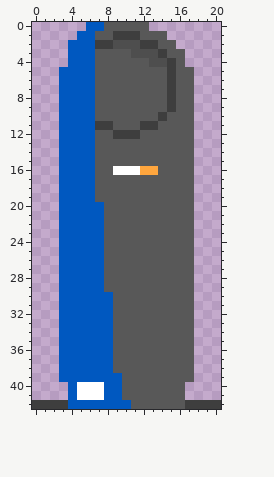
One commit to this pixel-art sprite: nsr/img/sysico/sgi/540vw.png. Above, as it was before the edit.
The file is 21x43 pixels. Colours within 5 levels of each other are drawn and written as one.
After:
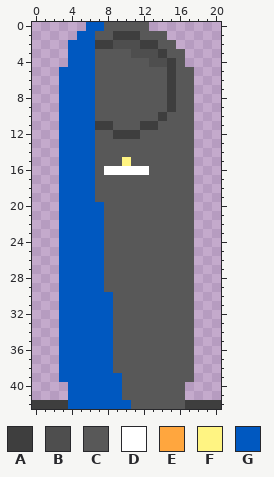
Palette (. is transparent): A #3e3e3e  B #4e4e4e  C #585858  D #ffffff  E #ffa63e  F #fff482  G #0058c0
The exact change:
y 15: x 10 C -> F
y 16: x 8 C -> D; x 12..13 EE -> DC
y 40..41: x 5..7 DDD -> GGG
Pixel boxes of the changes (left, top, right, bottom) in both pictures:
changed: (104, 157, 158, 175)
changed: (77, 382, 104, 400)
